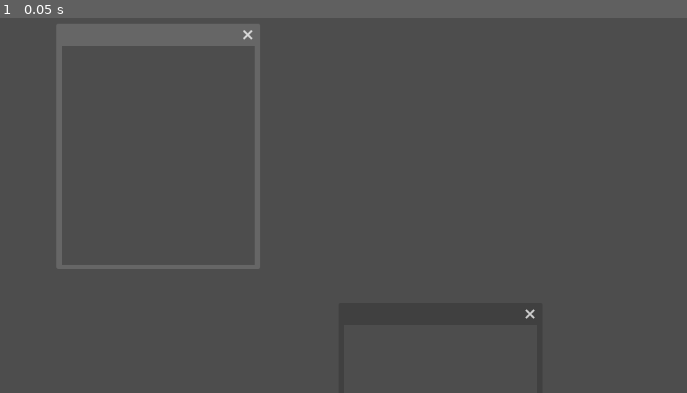
Above: before the commit, frame 1.
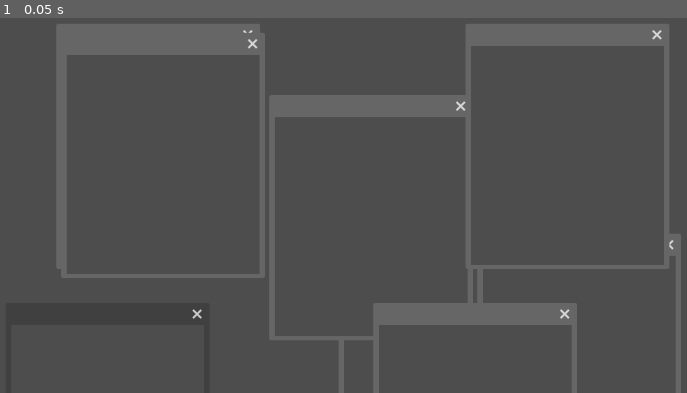
Above: after the commit, the same moment.

Repository: joseiedo/enigma_of_fear_pendrive_puzzle_clone
Game: Godot game, scene res://node_2d.tscn
Same seed, same stepped clock (60 frames per second), same inputs: the game is played once before the commit and once after it.
Inputs:
- Up to frame 1 (0.05 s): no input

The runs differ from the first frame. In frame 1, 10% of the frame differs, in the area x 9-100%, y 1-100%.

Commit message:
create the necessary windows

Diff:
--- a/enigma_window.gd
+++ b/enigma_window.gd
@@ -4,17 +4,11 @@
 
 @onready var node_2d: Node2D = $".."
 
-var expectedXPosition = -99
-var expectedYPosition = -99
-var correctPosition = false
-
 func _on_ready():
 	focus_entered.connect(_test)
 	print("test")
 
-func init(initialX, initialY, expectedX, expectedY):
-	expectedXPosition = expectedX
-	expectedYPosition = expectedY
+func init(initialX, initialY):
 	position.x = initialX
 	position.y = initialY
 	size = Vector2i(278, 316)
@@ -23,23 +17,17 @@
 func _test() -> void:
 	print("test")
 
-var can_check_position: bool = true
-
 func _process(delta: float) -> void:
 	if (not has_focus()):
 		return
+
 	print(name, " position.x", position.x)
 	print(name, " position.y", position.y)
-	if _compare_measures(expectedXPosition, position.x) && _compare_measures(expectedYPosition, position.y):
-		node_2d.window_in_correct_position.emit()
-		correctPosition = true
-	else:
-		correctPosition = false
 
 
-func _compare_measures(expected, current):
-	var tolerance = 10
-	if current > expected - tolerance && current < expected + tolerance:
-		return true
-	else:
-		return false
+#func _compare_measures(expected, current):
+	#var tolerance = 10
+	#if current > expected - tolerance && current < expected + tolerance:
+		#return true
+	#else:
+		#return false
--- a/node_2d.gd
+++ b/node_2d.gd
@@ -9,15 +9,30 @@
 	window.mode = Window.MODE_MINIMIZED
 	window.transparent = false
 
-	_create_window(193, 147, 300, 400)
-	_create_window(600, 550, 200, 300)
+	# Top
+	var lt = _create_window(193, 147)
+	var mt = _create_window(600, 550)
+	var rt = _create_window(800, 450)
 
-func _create_window(initialX, initialY, expectedX, expectedY):
+	# Mid
+	var lm = _create_window(200, 160)
+	var mm = _create_window(500, 250)
+	var rm = _create_window(230, 950)
+
+	# Bottom
+	var lb = _create_window(783, 147)
+	var mb = _create_window(650, 550)
+	var rb = _create_window(120, 550)
+
+func _create_window(initialX, initialY) -> Window:
 	var window = Window.new()
 	window.set_script(EnigmaWindow)
-	window.init(initialX, initialY, expectedX, expectedY)
-	window.close_requested.connect(queue_free)
+	window.init(initialX, initialY)
+	window.close_requested.connect(_close_game)
 	add_child(window)
+	return window
 
+func _close_game():
+	get_tree().quit()
 func _on_focus_entered():
 	print("Teste")
